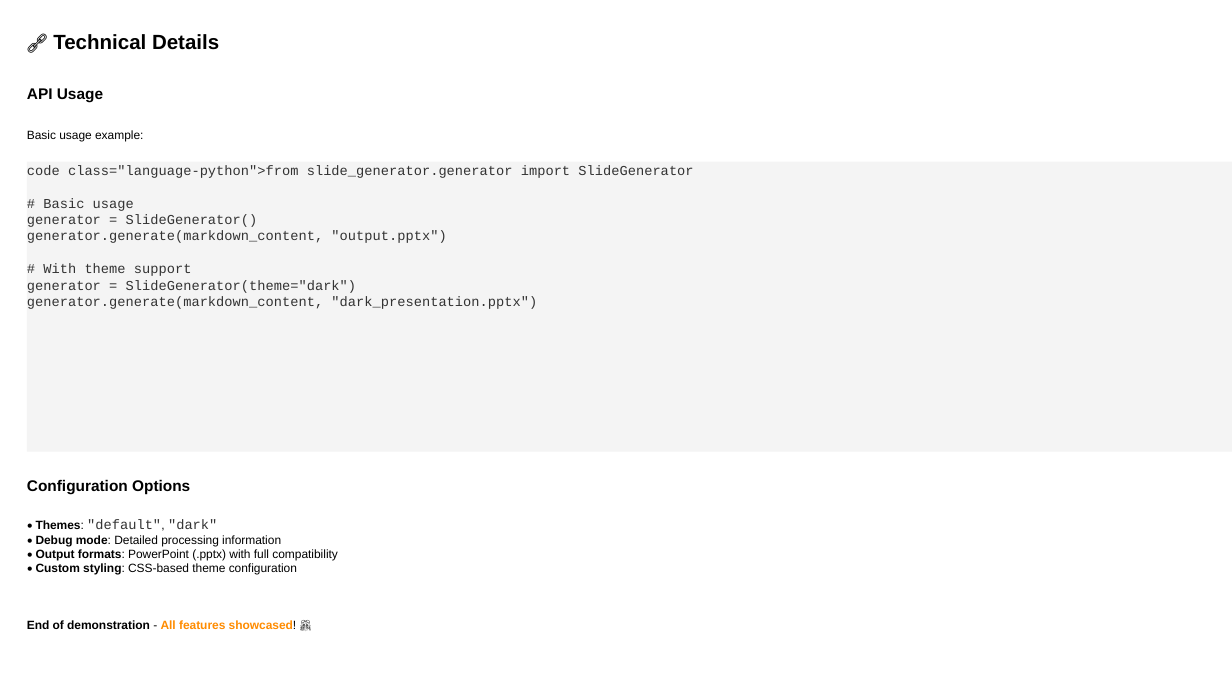
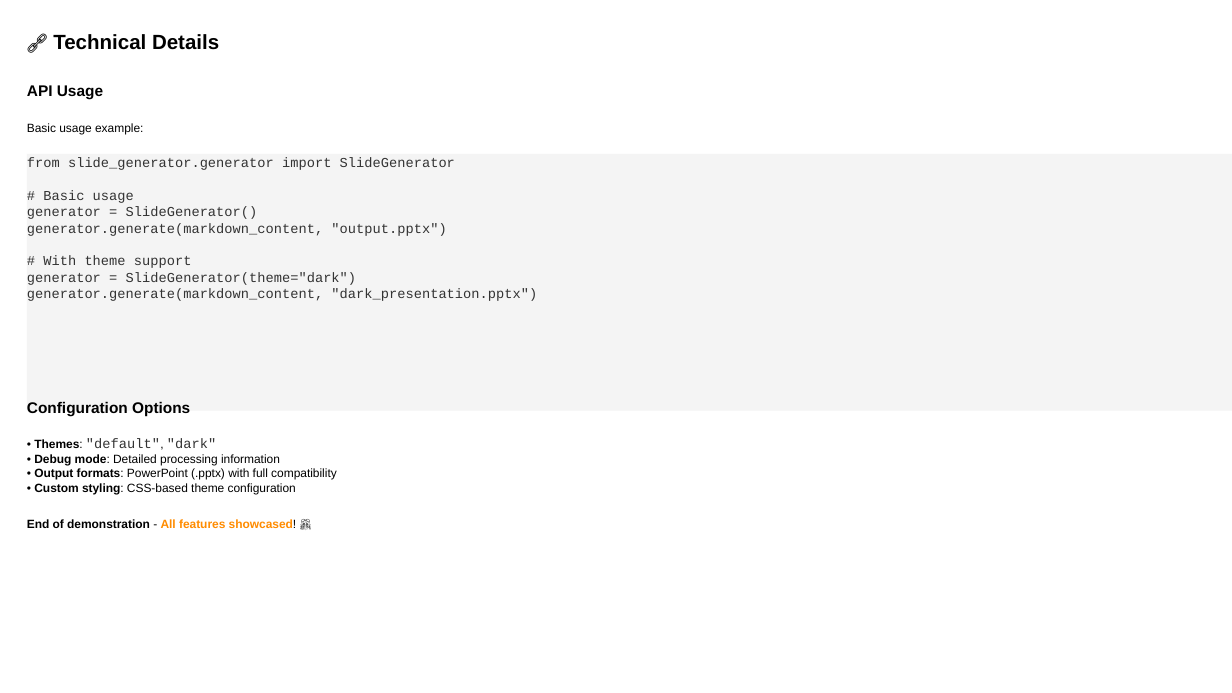
Before and after one commit to louisazhou/slidegenerator, a slide deck: slide 14 of output/comprehensive_demo_default.pptx. Drawn at 1232x693 pixels with LibreOffice and Linux fonts; fonts in the diff are those of the drawing. Boxes give left, top, right and bottom in pixels: in the first picture for what was removed or moved away, otherwise in the second. Text is boxed around its words. In the diff, an @@ line names an element or a change of style, - is before the commit and + after.

```diff
--- a/output/comprehensive_demo_default.pptx
+++ b/output/comprehensive_demo_default.pptx
@@ text "API Usage": place and size @@
-text "API Usage" at <box>27,88,103,103</box>
+text "API Usage" at <box>27,85,103,99</box>
@@ text "Basic usage example:": place and size @@
-text "Basic usage example:" at <box>27,130,143,141</box>
+text "Basic usage example:" at <box>27,123,143,135</box>
@@ text in rectangle at <box>27,157,537,301</box>: text changed @@
-code class="language-python">from slide_generator.generator import SlideGenerator
-# Basic usage
-generator = SlideGenerator()
-generator.generate(markdown_content, "output.pptx")
-# With theme support
-generator = SlideGenerator(theme="dark")
-generator.generate(markdown_content, "dark_presentation.pptx")
+from slide_generator.generator import SlideGenerator
+# Basic usage
+generator = SlideGenerator()
+generator.generate(markdown_content, "output.pptx")
+# With theme support
+generator = SlideGenerator(theme="dark")
+generator.generate(markdown_content, "dark_presentation.pptx")
@@ rectangle "from slide_generator.generator import SlideGenerator # ...": place and size @@
-rectangle "from slide_generator.generator import SlideGenerator # ..." at <box>27,161,1232,451</box>
+rectangle "from slide_generator.generator import SlideGenerator # ..." at <box>27,154,1232,410</box>
@@ text "Configuration Options": place and size @@
-text "Configuration Options" at <box>27,479,190,494</box>
+text "Configuration Options" at <box>27,401,190,416</box>
@@ text "• Themes: "default", "dark"": place and size @@
-text "• Themes: "default", "dark"" at <box>36,519,338,575</box>
+text "• Themes: "default", "dark"" at <box>34,438,337,494</box>
@@ text "• Themes: "default", "dark"" at <box>34,438,337,494</box>: font Calibri to Arial in "•", "•", "•", "•" @@
@@ text "End of demonstration - All ...": place and size @@
-text "End of demonstration - All ..." at <box>27,620,297,632</box>
+text "End of demonstration - All ..." at <box>27,518,297,530</box>
```
Also in this commit, not shown: 19 other slides changed, 13 other files.
